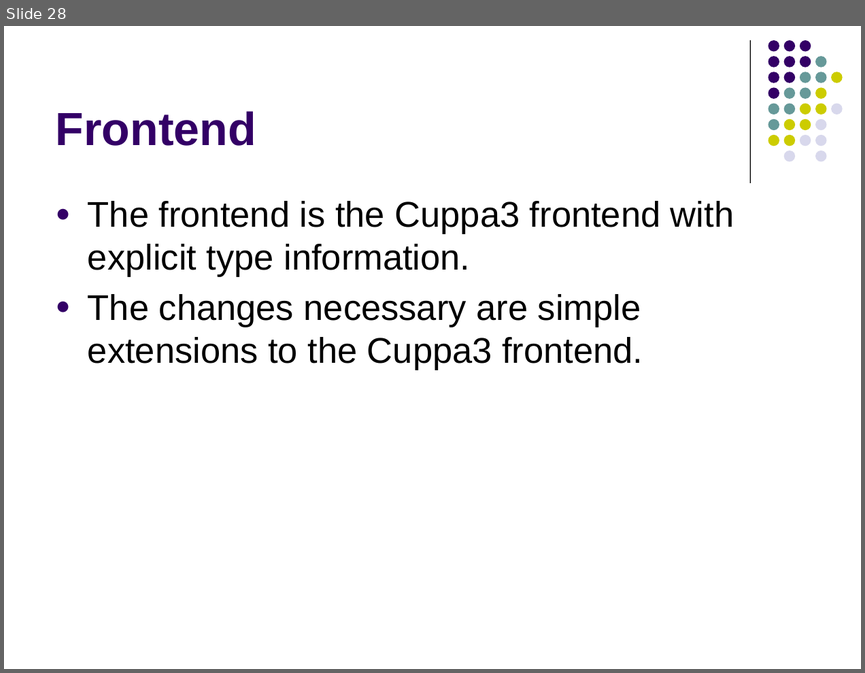
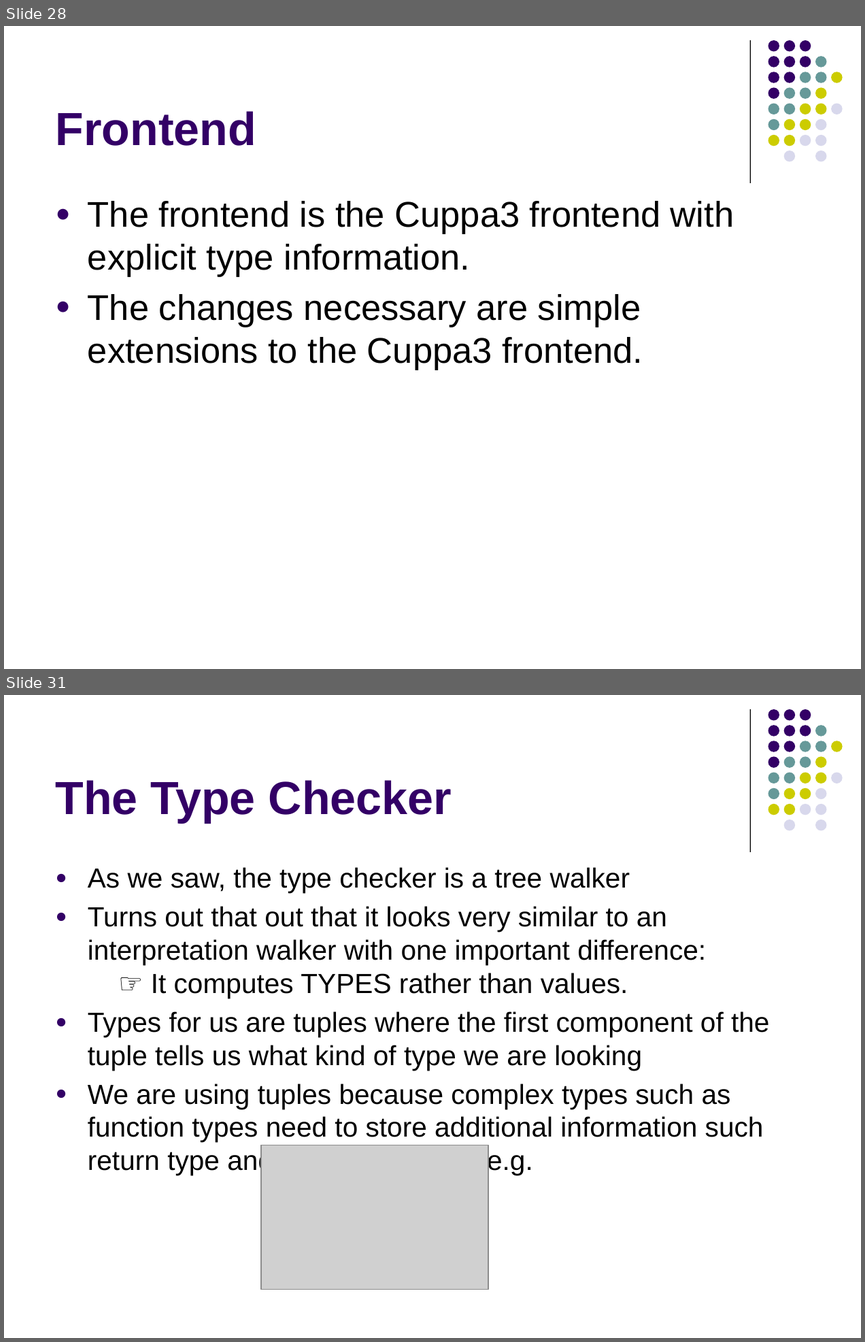
Before and after one commit to lutzhamel/CSC402, a slide deck: notes/csc402-ln018.pptx. Shown one above the other, each under a label of ours: slide 28 before the commit, slides 28 and 31 after it; the slides between them are not shown. The pictures are 865x673 and 865x1342 pixels, drawn with LibreOffice and Linux fonts; fonts in the diff are those of the drawing; grey boxes stand for pictures. Boxes give left, top, right and bottom in pixels: in the first picture for what was removed or moved away, otherwise in the second. Text is boxed around its words. In the diff, an @@ line names an element or a change of style, - is before the commit and + after.

```diff
--- a/notes/csc402-ln018.pptx
+++ b/notes/csc402-ln018.pptx
@@ slide 31 added at bbox=[4, 695, 861, 1338], background #FFFFFF; not listed: 32 template elements that a slide beside it also shows @@
@@ title added at bbox=[56, 780, 451, 823], 39 pt, text #330066, bold @@
+The Type Checker
@@ text added at bbox=[88, 867, 769, 1142], 23.2 pt, text #000000 @@
+● As we saw, the type checker is a tree walker
+● Turns out that out that it looks very similar to an interpretation walker with one important difference:
+  ☞ It computes TYPES rather than values.
+● Types for us are tuples where the first component of the tuple tells us what kind of type we are looking
+● We are using tuples because complex types such as function types need to store additional information such return type and argument types, e.g.
@@ picture added at bbox=[261, 1145, 488, 1289] @@
```
Also in this commit, not shown: 2 slides changed, 13 other slides added, 4 slides removed, 2 other files.
